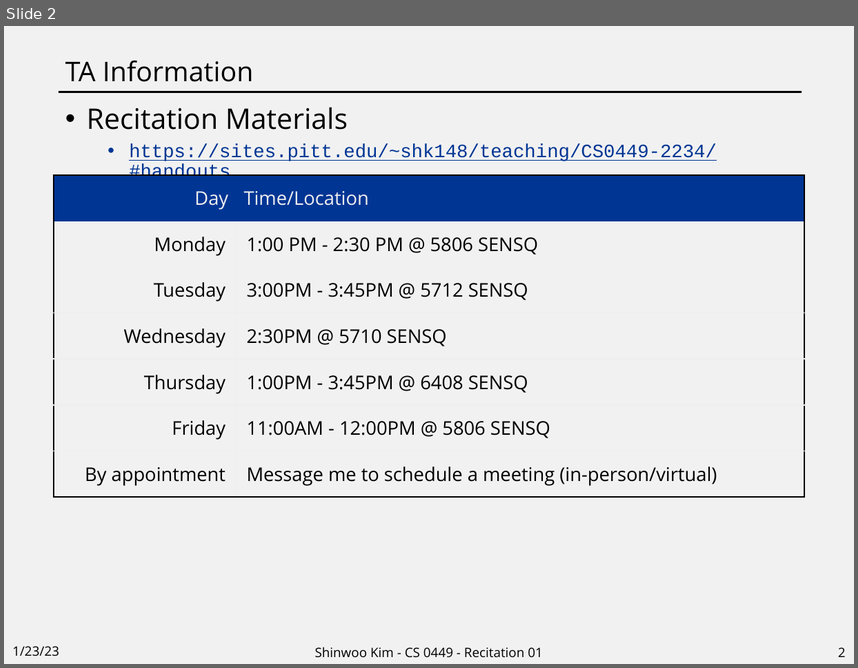
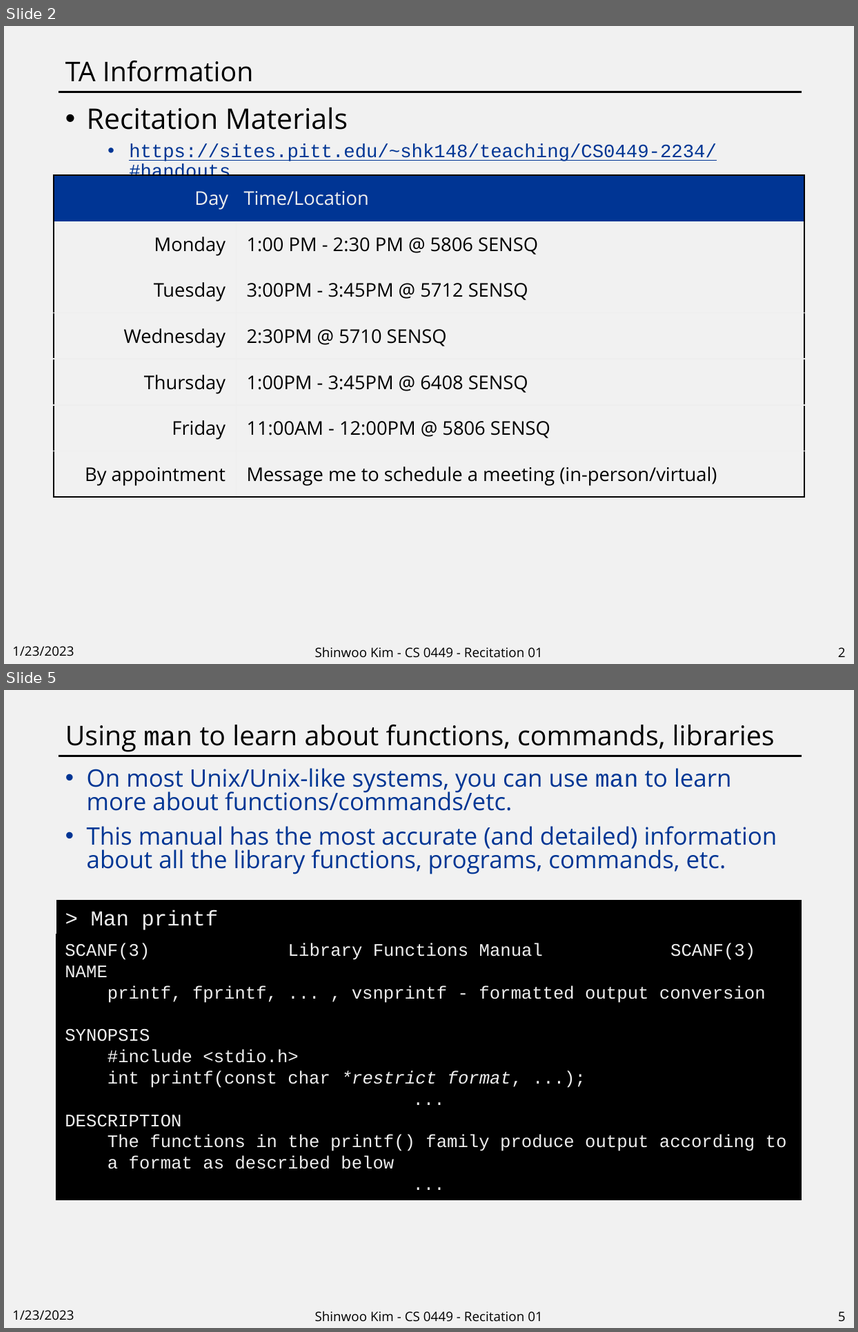
Before and after one commit to shinwookim/website-archive, a slide deck: teaching/CS0449-2234/rec01.pptx. Shown one above the other, each under a label of ours: slide 2 before the commit, slides 2 and 5 after it; the slides between them are not shown. The pictures are 858x668 and 858x1332 pixels, drawn with LibreOffice and Linux fonts; fonts in the diff are those of the drawing. Boxes give left, top, right and bottom in pixels: in the first picture for what was removed or moved away, otherwise in the second. Text is boxed around its words. In the diff, an @@ line names an element or a change of style, - is before the commit and + after.

```diff
--- a/teaching/CS0449-2234/rec01.pptx
+++ b/teaching/CS0449-2234/rec01.pptx
@@ slide 5 added at [4, 690, 854, 1328], background #F1F1F1; not listed: 1 template element that a slide beside it also shows @@
@@ title added at [65, 724, 775, 752], 23 pt, text #000000 @@
+Using man to learn about functions, commands, libraries
@@ text added at [87, 768, 777, 874], 20.4 pt, text #003594 @@
+• On most Unix/Unix-like systems, you can use man to learn more about functions/commands/etc.
+• This manual has the most accurate (and detailed) information about all the library functions, programs, commands, etc.
@@ rectangle added at [56, 900, 802, 934], fill #000000, outline #000000 1 pt, 18 pt, text #EEEEEE @@
+> Man printf
@@ rectangle added at [56, 934, 802, 1199], fill #000000, outline #000000 1 pt, 15 pt, text #EEEEEE @@
+SCANF(3) Library Functions Manual SCANF(3)
+NAME
+printf, fprintf, ... , vsnprintf - formatted output conversion
+SYNOPSIS
+#include <stdio.h>
+int printf(const char *restrict format, ...);
+...
+DESCRIPTION
+  The functions in the printf() family produce output according to a format as described below
+...
@@ text added at [12, 1310, 74, 1320], 11 pt, text #000000 @@
+1/23/2023
@@ text added at [315, 1310, 542, 1321], 11 pt, text #000000 @@
+Shinwoo Kim - CS 0449 - Recitation 01
@@ page number added at [838, 1311, 846, 1321], 11 pt, text #000000 @@
+5
@@ slide 2 changed as well @@
@@ text at [12, 646, 74, 656]: text changed @@
-1/23/23
+1/23/2023
```
Also in this commit, not shown: 1 other slide changed, 6 other slides added, 3 other files.
